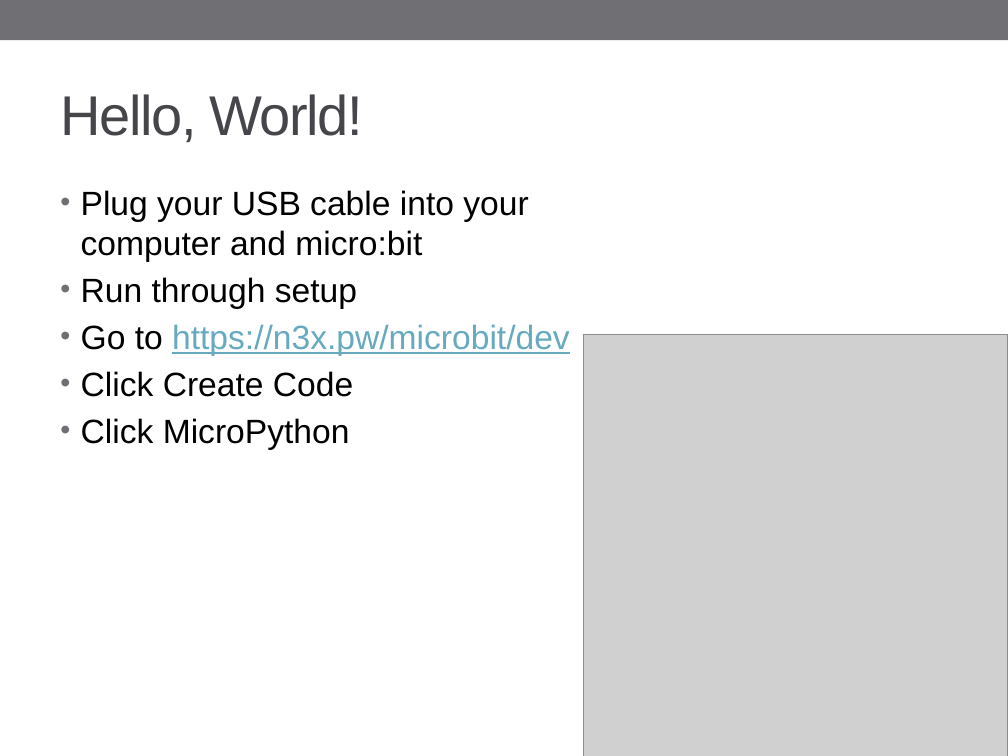
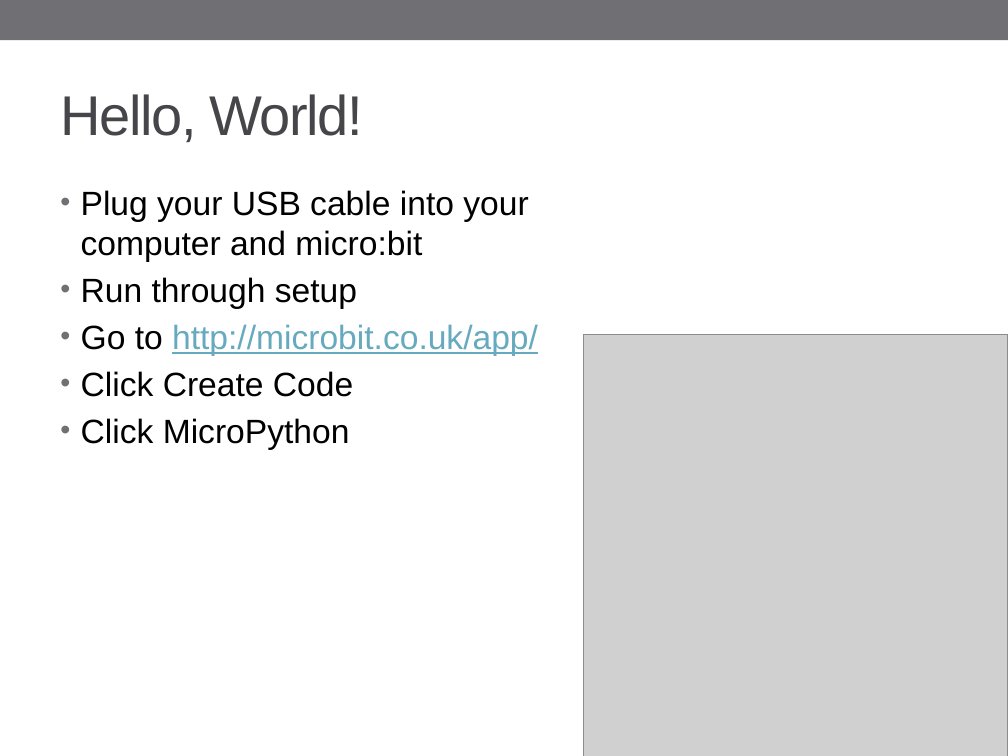
Before and after one commit to odiffey/microbit-lesson, a slide deck: slide 5 of BBC microbit lesson 1.pptx. Drawn at 1008x756 pixels with LibreOffice and Linux fonts; fonts in the diff are those of the drawing; grey boxes stand for pictures. Boxes give left, top, right and bottom in pixels: in the first picture for what was removed or moved away, otherwise in the second. Text is boxed around its words. In the diff, an @@ line names an element or a change of style, - is before the commit and + after.

```diff
--- a/BBC microbit lesson 1.pptx
+++ b/BBC microbit lesson 1.pptx
@@ text at (81,324,538,356): text changed @@
-• Go to https://n3x.pw/microbit/dev
+• Go to http://microbit.co.uk/app/
```
Also in this commit, not shown: 3 other slides changed.
